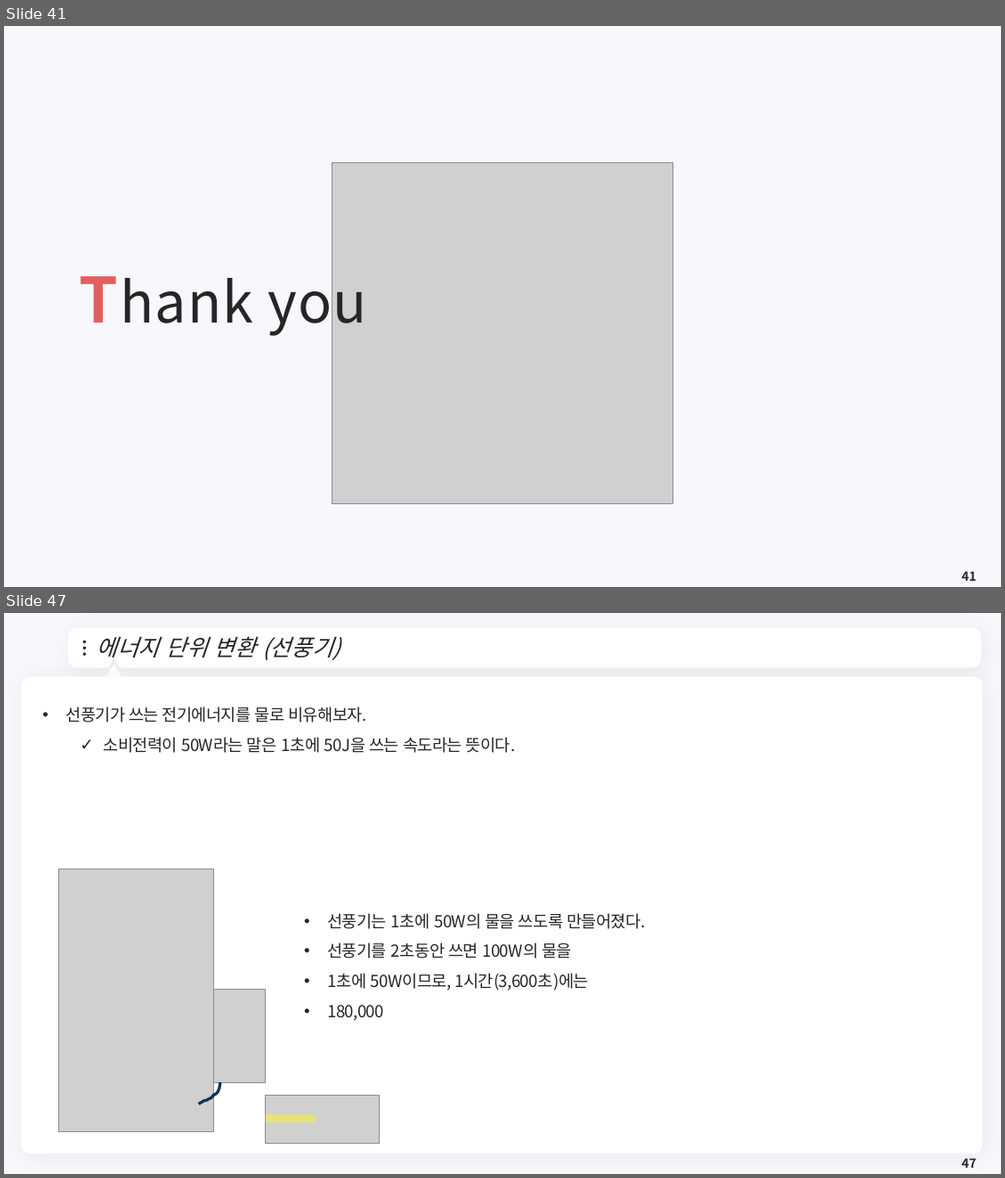
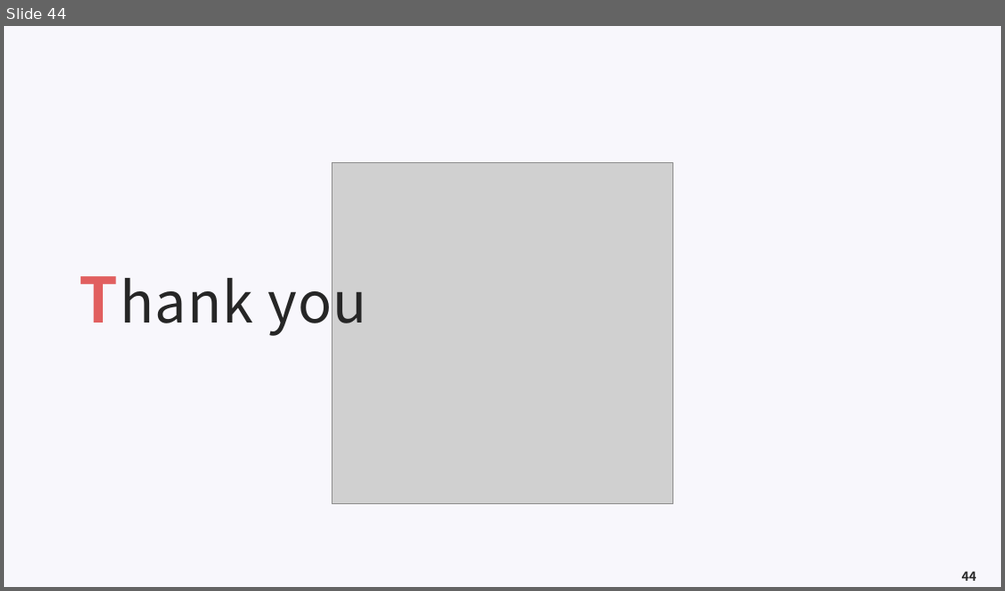
Before and after one commit to meandthey/Teaching, a slide deck: 에너지경제학/자원에너지경제학_Chapter_1.pptx. Shown one above the other, each under a label of ours: slides 41 and 47 before the commit, slide 44 after it; the slides between them are not shown. The pictures are 1005x1178 and 1005x591 pixels, drawn with LibreOffice and Linux fonts; fonts in the diff are those of the drawing; grey boxes stand for pictures; background and template pictures are left out. Boxes give left, top, right and bottom in pixels: in the first picture for what was removed or moved away, otherwise in the second. Text is boxed around its words. In the diff, an @@ line names an element or a change of style, - is before the commit and + after.

```diff
--- a/에너지경제학/자원에너지경제학_Chapter_1.pptx
+++ b/에너지경제학/자원에너지경제학_Chapter_1.pptx
@@ slide 47 removed at [4,613,1001,1174], background #F8F7FC @@
@@ freeform shape removed at [72,632,978,665] @@
@@ title removed at [97,636,340,660] @@
-에너지 단위 변환 (선풍기)
@@ ellipse removed at [83,641,86,643] @@
@@ ellipse removed at [83,647,86,649] @@
@@ ellipse removed at [83,653,86,656] @@
@@ freeform shape removed at [957,643,966,654] @@
@@ rounded rectangle removed at [21,676,983,1153] @@
@@ triangle removed at [105,667,122,682] @@
@@ text removed at [66,706,515,753] @@
-• 선풍기가 쓰는 전기에너지를 물로 비유해보자.
-  ✓ 소비전력이 50W라는 말은 1초에 50J을 쓰는 속도라는 뜻이다.
@@ picture removed at [58,868,213,1131] @@
@@ text removed at [327,913,645,1021] @@
-• 선풍기는 1초에 50W의 물을 쓰도록 만들어졌다.
-• 선풍기를 2초동안 쓰면 100W의 물을
-• 1초에 50W이므로, 1시간(3,600초)에는
-• 180,000
@@ picture removed at [195,989,266,1083] @@
@@ freeform shape removed at [198,1083,220,1104] @@
@@ picture removed at [266,1095,380,1143] @@
@@ rectangle removed at [266,1114,316,1122] @@
@@ page number removed at [962,1158,976,1167] @@
-47
@@ what was slide 41 is now slide 44 @@
@@ page number at [962,571,976,580]: text changed @@
-41
+44
```
Also in this commit, not shown: 2 slides changed, 3 slides added, 5 other slides removed, 7 other files.
